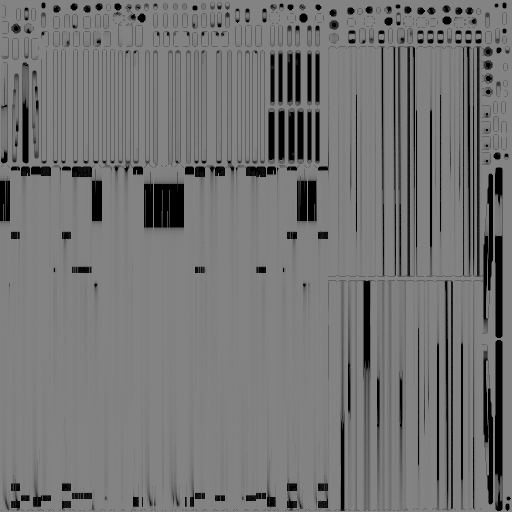
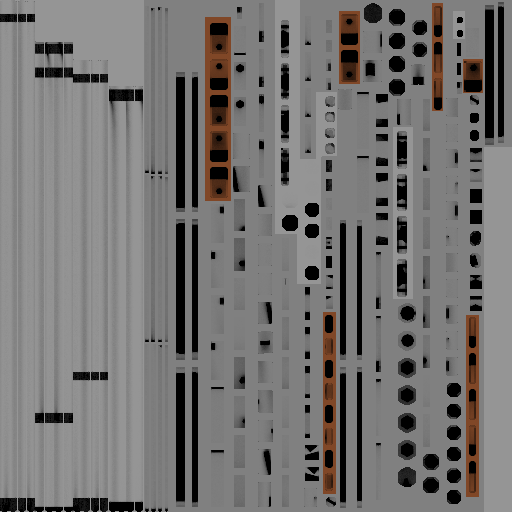
Before/after of a w=512, h=512 layered artwork. What changed in the layer stack:
renamed "PGA_DK_Gantry_Common_6m.png" to "PGA_DKGantry_Common6m.png", painted on it over [0, 0, 511, 512]
painted on "Layer" over [0, 0, 512, 512]
